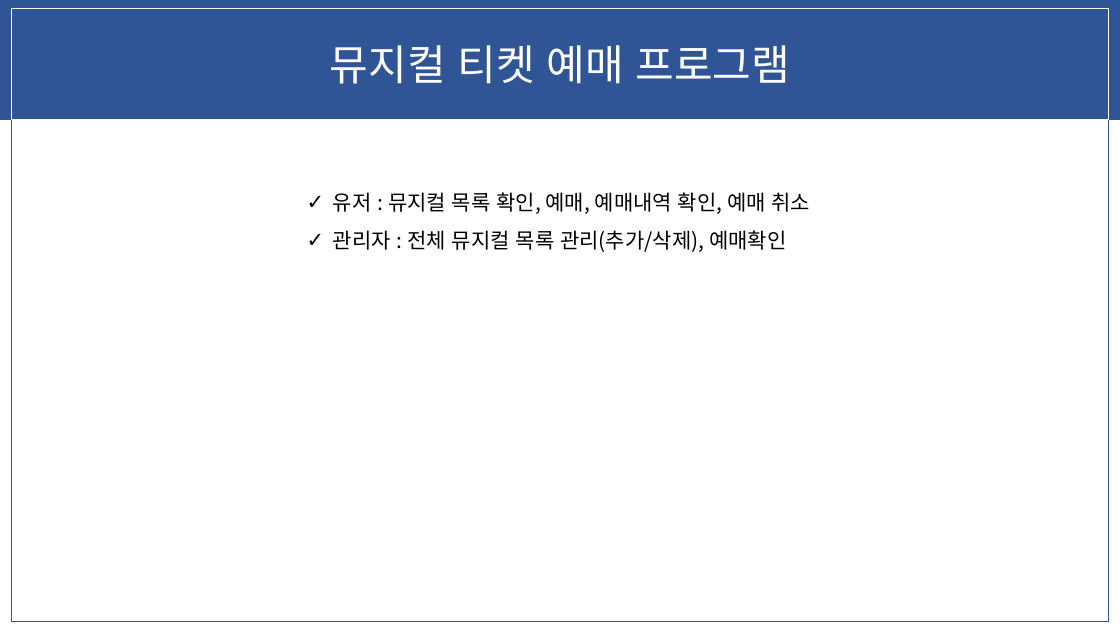
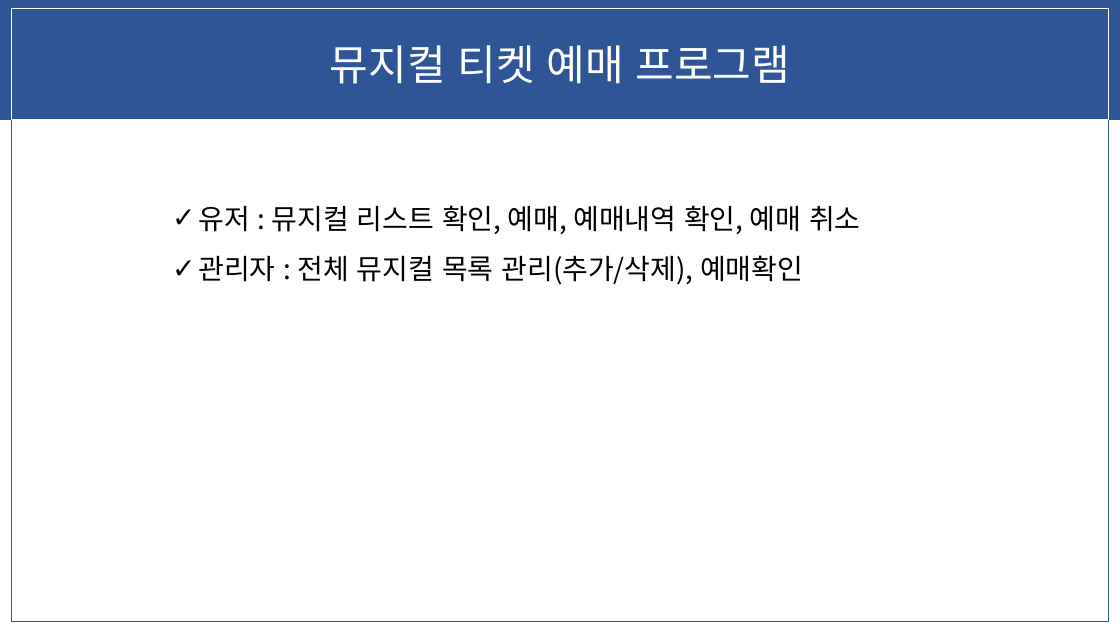
Before and after one commit to Jisoo77/backend, a slide deck: slide 2 of vsjava/java/src/project1/뮤지컬티켓예매프로그램.pptx. Drawn at 1120x630 pixels with LibreOffice and Linux fonts; fonts in the diff are those of the drawing. Boxes give left, top, right and bottom in pixels: in the first picture for what was removed or moved away, otherwise in the second. Text is boxed around its words. In the diff, an @@ line names an element or a change of style, - is before the commit and + after.

```diff
--- a/vsjava/java/src/project1/뮤지컬티켓예매프로그램.pptx
+++ b/vsjava/java/src/project1/뮤지컬티켓예매프로그램.pptx
@@ text "유저 : 뮤지컬 리스트 확인, ...": place and size @@
-text "유저 : 뮤지컬 리스트 확인, ..." at [333,192,811,252]
+text "유저 : 뮤지컬 리스트 확인, ..." at [198,205,861,285]
@@ text at [198,205,861,234]: text changed; size 18 to 24 pt @@
-✓ 유저 : 뮤지컬 목록 확인, 예매, 예매내역 확인, 예매 취소
+✓ 유저 : 뮤지컬 리스트 확인, 예매, 예매내역 확인, 예매 취소
@@ text at [198,255,803,285]: size 18 to 24 pt in "관리자 : 전체 뮤지컬 목록 관리(추가/삭제), 예매확인" @@
```
Also in this commit, not shown: 1 other slide changed, 1 slide added, 6 other files.
